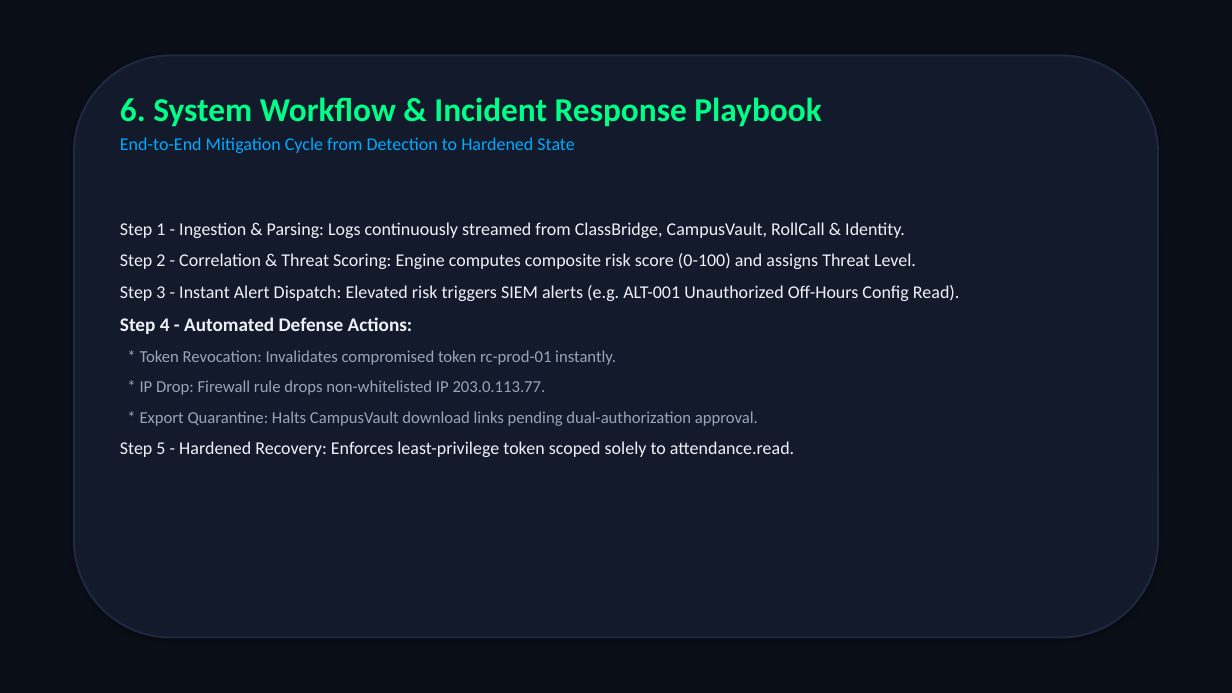
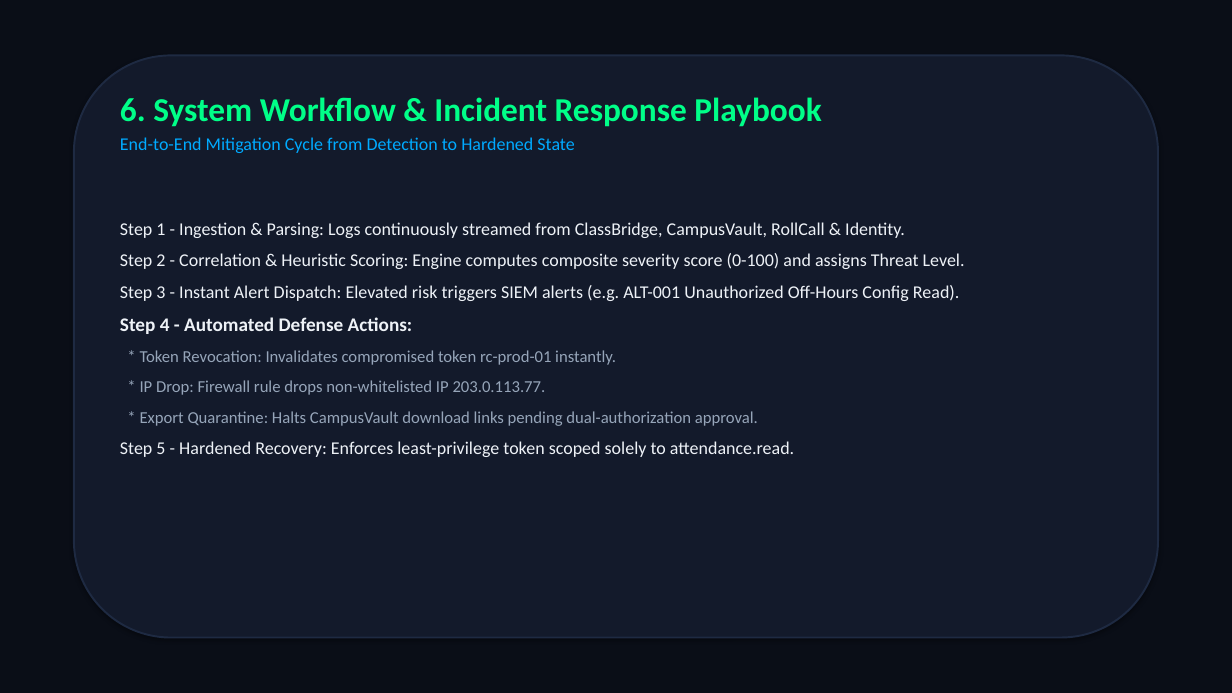
Before and after one commit to kandukurijagan1/crimeathon, a slide deck: slide 7 of SENTRIX_SHIELD_PRESENTATION.pptx. Drawn at 1232x693 pixels with LibreOffice and Linux fonts; fonts in the diff are those of the drawing. Boxes give left, top, right and bottom in pixels: in the first picture for what was removed or moved away, otherwise in the second. Text is boxed around its words. In the diff, an @@ line names an element or a change of style, - is before the commit and + after.

Commit message:
Correct evidence engine and defense controls: ground-truth alignment with E01-E12, separated confirmed vs hypothesis, 7-month credential age, and isolated export record ceiling tests

```diff
--- a/SENTRIX_SHIELD_PRESENTATION.pptx
+++ b/SENTRIX_SHIELD_PRESENTATION.pptx
@@ text at <box>120,253,965,269</box>: text changed @@
-Step 2 - Correlation & Threat Scoring: Engine computes composite risk score (0-100) and assigns Threat Level.
+Step 2 - Correlation & Heuristic Scoring: Engine computes composite severity score (0-100) and assigns Threat Level.
```
Also in this commit, not shown: 8 other slides changed, 1 slide removed, 13 other files.
